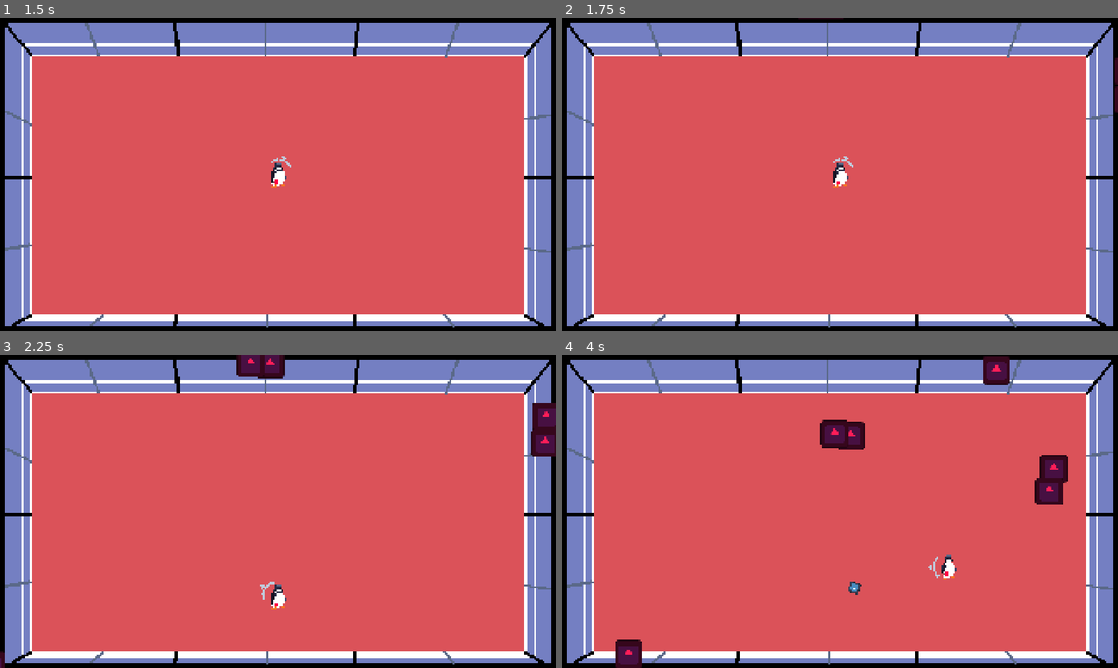
Above: before the commit, frames 1-4 (two rows, left to right).
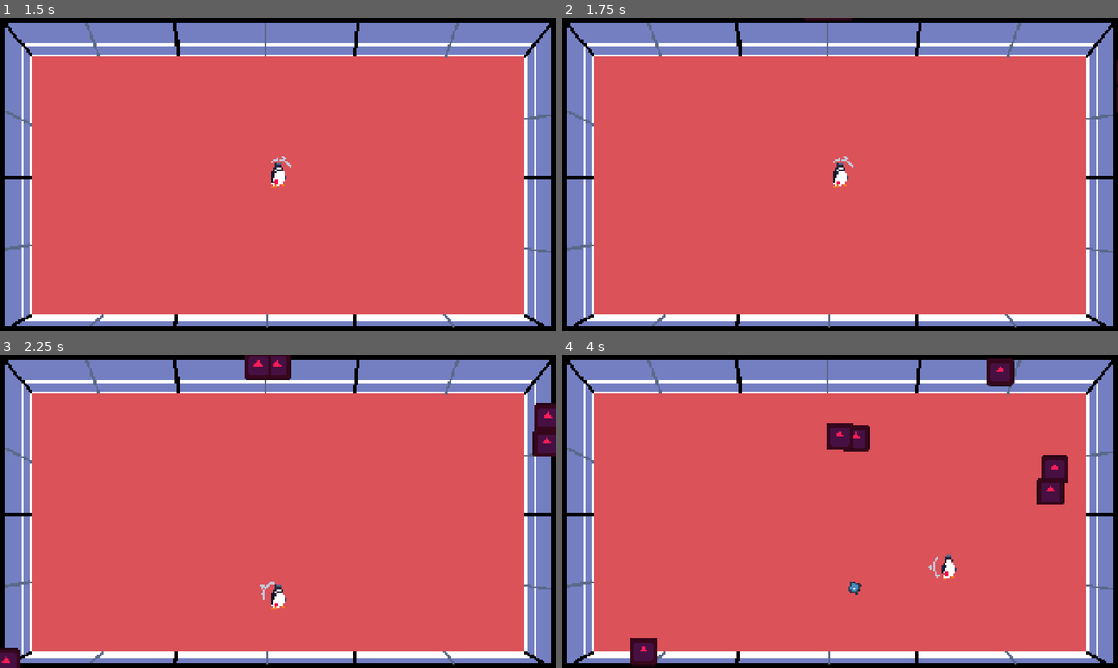
Above: after the commit, the same moments.

Repository: NicholasNg380/PING
Game: Godot game, scene res://scenes/mainScenes/start_screen.tscn
The game is run twice, just before and just after one commit, with the same random seed, the same clock (stepped at 60 frames per second) and the same inputs. The engine's default icon, where the game draws it, is replaced by a stand-in: a white triangle on a blue panel in a dark square.
Inputs (mouse positions are in pixels of both pictures, inside the frame that each line leads up to):
- Up to frame 1 (1.5 s): tap Enter at 0.5 s; move the mouse to (400, 158) at 0.52 s; hold D (right) 0.53-1.25 s; tap Space (hit) at 0.6 s; click "Start" at 1.25 s
- Up to frame 2 (1.75 s): no input
- Up to frame 3 (2.25 s): move the mouse to (166, 527) at 2.02 s; hold S (down) from 2.03 s (still down); tap Shift (shift) at 2.1 s
- Up to frame 4 (4 s): move the mouse to (895, 442) at 2.77 s; release S (down) at 2.78 s; hold D (right) 2.78-3.53 s; tap Q (spawnEnemy) at 2.85 s; move the mouse to (812, 574) at 3.52 s; hold W (up) from 3.53 s (still down); tap Space (hit) at 3.6 s

Frame 1 is identical in both runs. In frame 2, 0.1% of the frame differs, in the area x 42-100%, y 0-31%; in frame 3, 0.9%; in frame 4, 1.6%, in the area x 9-91%, y 0-100%.

Commit message:
Recentered EnemySpawnPath2D

Diff:
--- a/scenes/mainScenes/Game.tscn
+++ b/scenes/mainScenes/Game.tscn
@@ -40,8 +40,6 @@
 collision_mask = 9
 
 [node name="EnemySpawn" type="Path2D" parent="." unique_id=905543411]
-position = Vector2(-28.846603, 1.4053497)
-scale = Vector2(1.0224313, 1.0116144)
 curve = SubResource("Curve2D_qbsmt")
 
 [node name="PathFollow2D" type="PathFollow2D" parent="EnemySpawn" unique_id=569419452]
